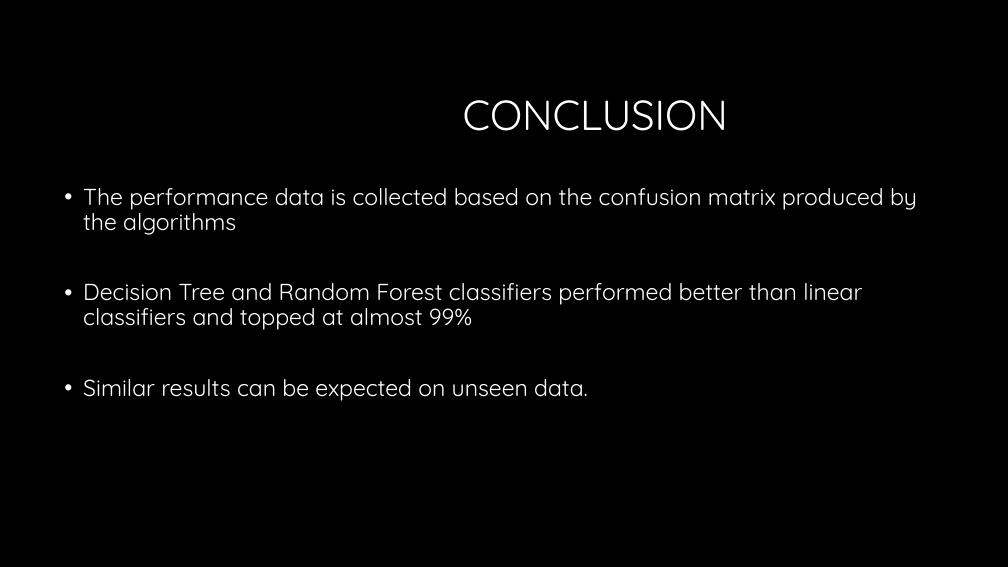
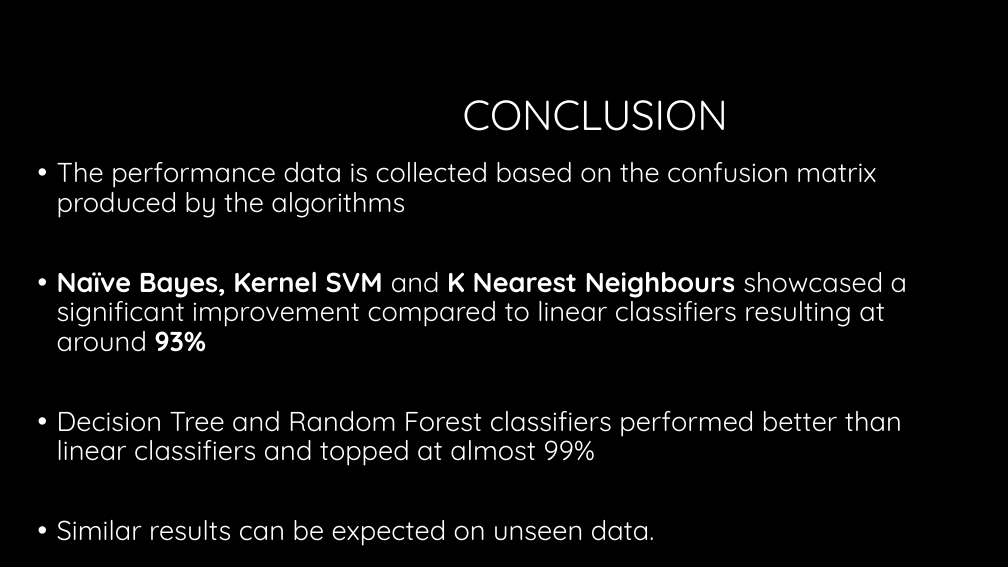
Before and after one commit to nsudhanva/eit, a slide deck: slide 11 of docs/Electrical Impedance Tomography.pptx. Drawn at 1008x567 pixels with LibreOffice and Linux fonts; fonts in the diff are those of the drawing; background and template pictures are left out. Boxes give left, top, right and bottom in pixels: in the first picture for what was removed or moved away, otherwise in the second. Text is boxed around its words. In the diff, an @@ line names an element or a change of style, - is before the commit and + after.

```diff
--- a/docs/Electrical Impedance Tomography.pptx
+++ b/docs/Electrical Impedance Tomography.pptx
@@ text "The performance data is collected ...": place and size @@
-text "The performance data is collected ..." at [83,188,917,401]
+text "The performance data is collected ..." at [57,162,907,546]
@@ text at [57,162,902,546]: size 22 to 26 pt in "The performance data is collected based on ...", "Decision Tree and Random Forest classifiers performed ...", "Similar results can be expected on unseen ..." @@
@@ text at [57,272,907,352]: paragraph added @@
+• Naïve Bayes, Kernel SVM and K Nearest Neighbours showcased a significant improvement compared to linear classifiers resulting at around 93%
```
Also in this commit, not shown: 8 other slides changed, 1 slide added, 1 slide removed.
